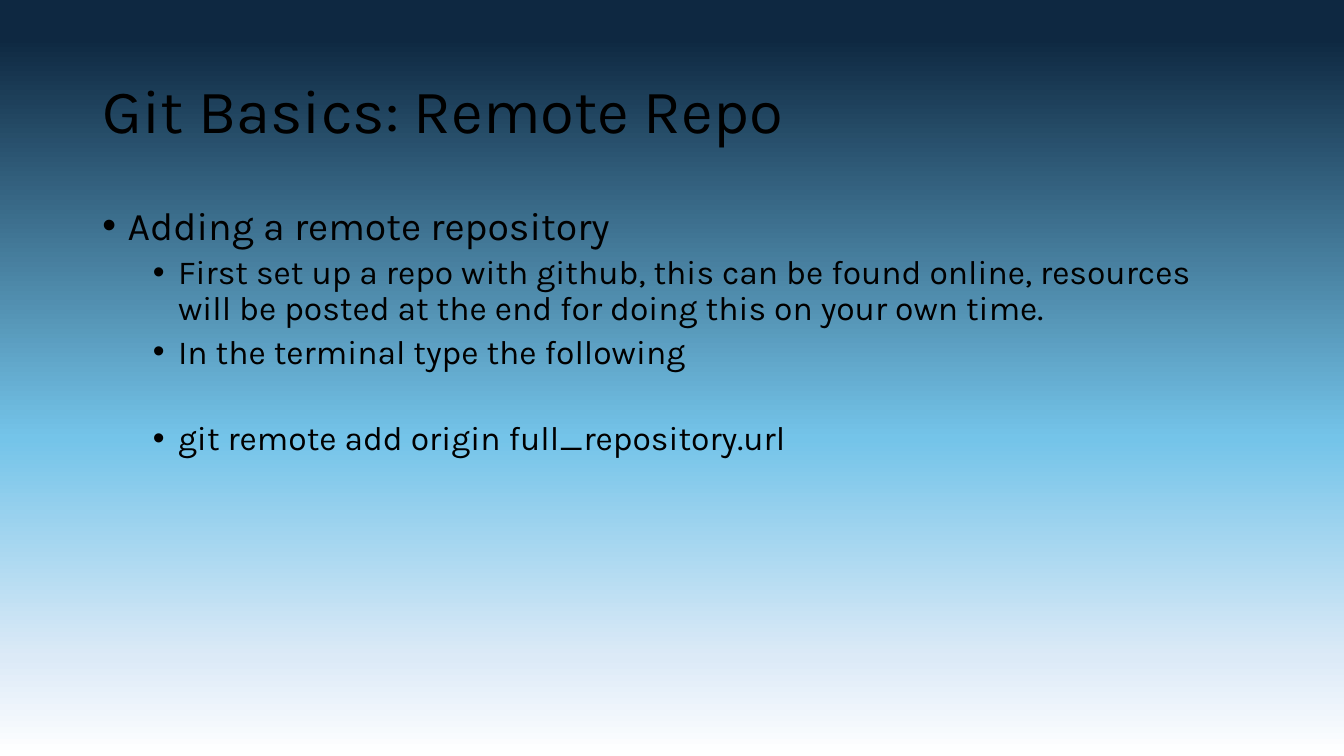
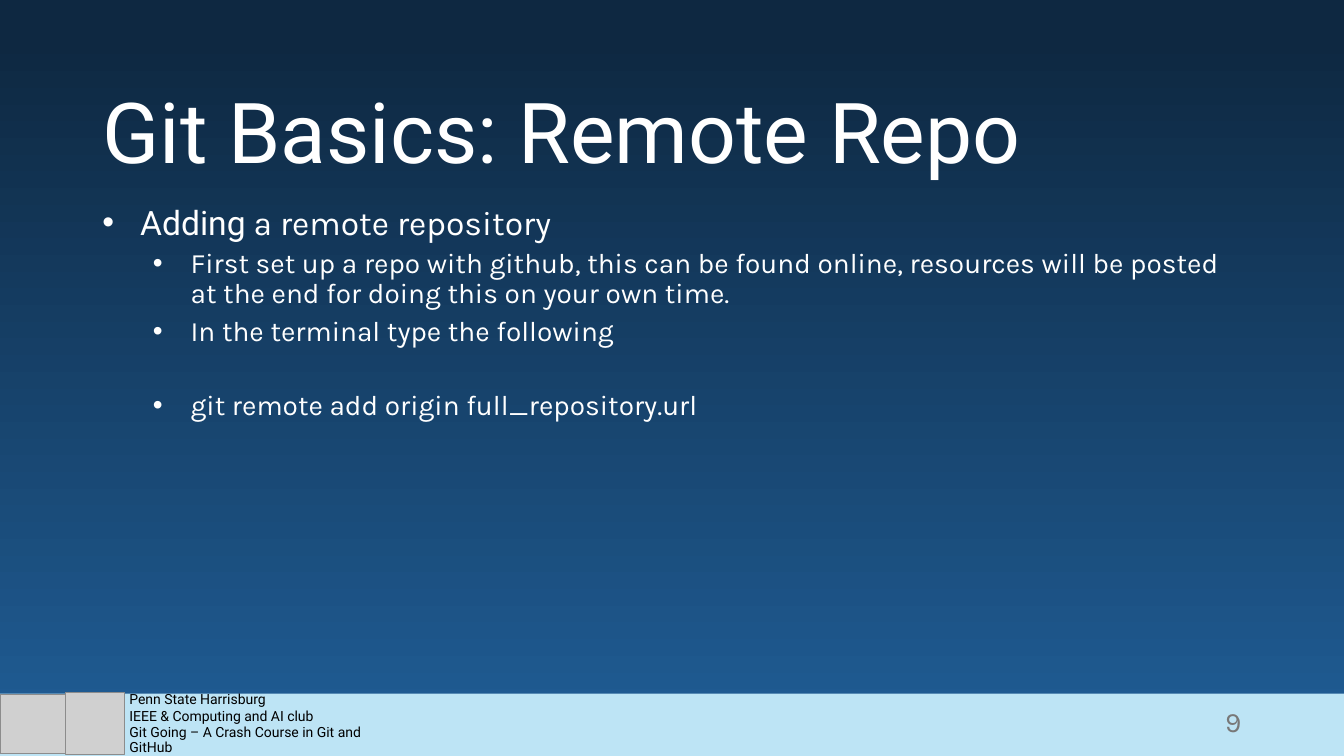
Before and after one commit to Blizzartnaut/GitHub-Tut, a slide deck: slide 9 of GitHub Basics.pptx. Drawn at 1344x756 pixels with LibreOffice and Linux fonts; fonts in the diff are those of the drawing; grey boxes stand for pictures. Boxes give left, top, right and bottom in pixels: in the first picture for what was removed or moved away, otherwise in the second. Text is boxed around its words. In the diff, an @@ line names an element or a change of style, - is before the commit and + after.

Commit message:
Styles suggestion

```diff
--- a/GitHub Basics.pptx
+++ b/GitHub Basics.pptx
@@ background gradient #0E2841 to #74C4E9 to #DCEAF7 to #FFFFFF to gradient #0E2841 to #205E97 @@
@@ text "Git Basics: Remote Repo" at [102, 102, 1020, 180]: size 44 to 60 pt, font Karla to Roboto, text colour #000000 to #FFFFFF; vertical alignment middle to bottom @@
@@ text "Adding a remote repository" at [140, 209, 1218, 422]: size 28 to 24 pt in "Adding a remote repository"; font Karla to Roboto in "Adding"; text colour #000000 to #FFFFFF; size 24 to 20 pt in "First set up a repo with github, ...", "In the terminal type the following", "git remote add origin full_repository.url"; indent changed @@
@@ rectangle added at [0, 694, 1344, 756], fill #BDE4F5 @@
@@ picture added at [0, 695, 66, 754] @@
@@ picture added at [66, 693, 124, 755] @@
@@ text added at [129, 691, 361, 752], 10 pt, text #000000 @@
+Penn State Harrisburg
+IEEE & Computing and AI club
+Git Going – A Crash Course in Git and GitHub
@@ page number added at [1225, 714, 1241, 732], 20 pt, text #797979 @@
+9
```
Also in this commit, not shown: 12 other slides changed.
